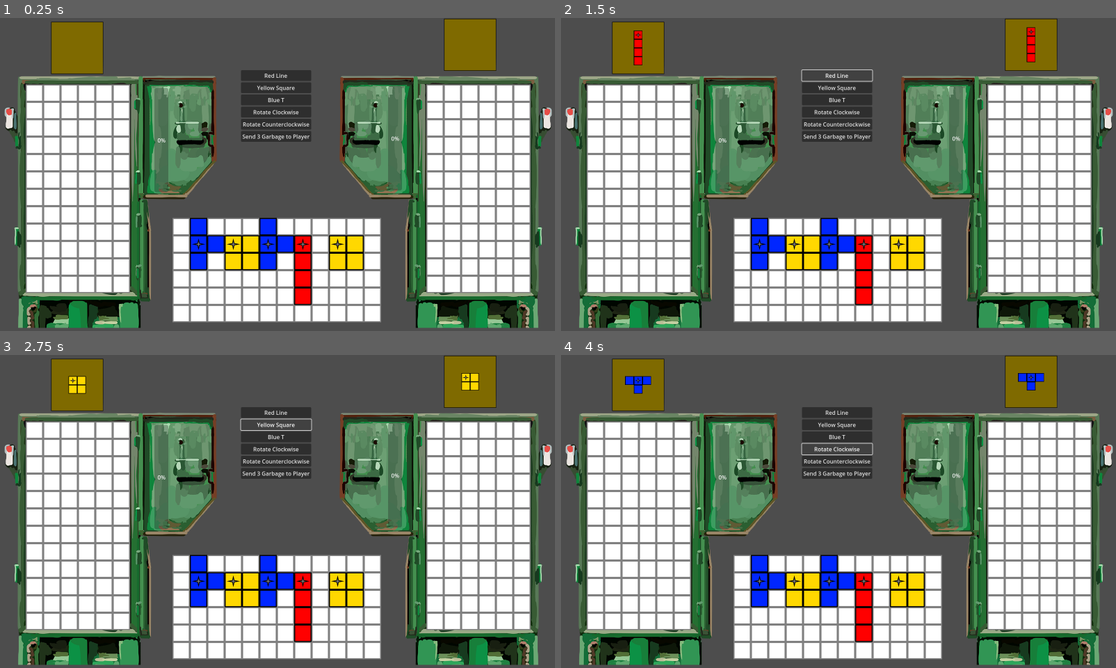
Above: before the commit, frames 1-4 (two rows, left to right).
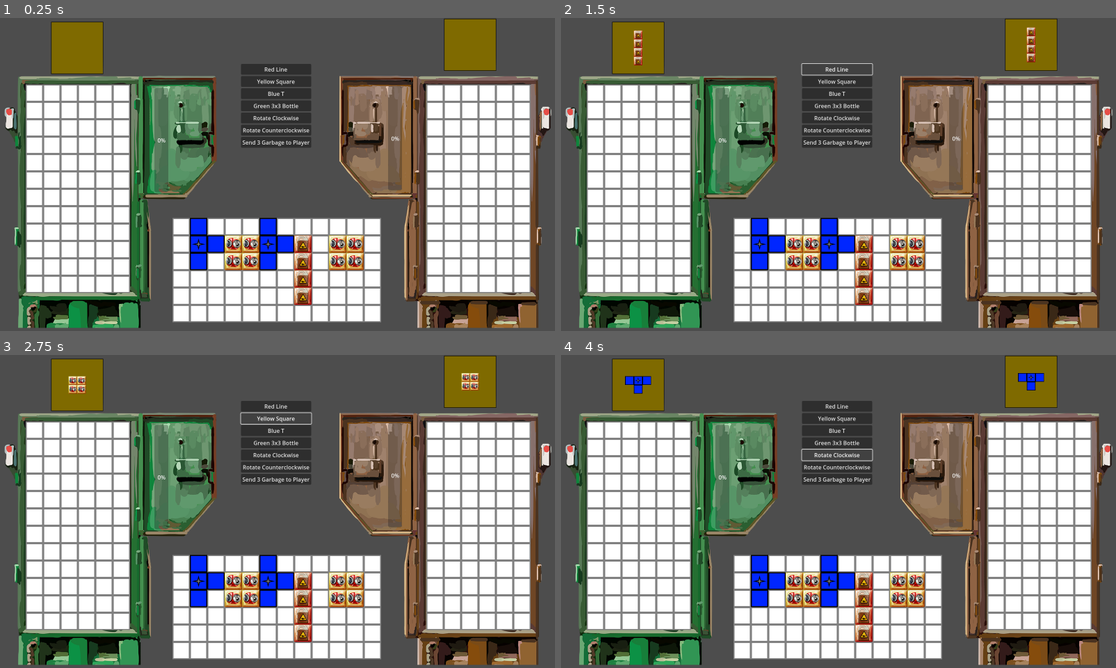
Above: after the commit, the same moments.

Repository: VincentBorchardt/Skremplets-Puzzle-Game-RPJ-2025
Game: Godot game, scene res://scenes/play_scene_test.tscn
Two runs of this game, one before a commit and one after it. Both use one fixed random seed, a clock stepped at 60 frames per second and the inputs below. The project has no main scene, so this scene is started directly.
Inputs (mouse positions are in pixels of both pictures, inside the frame that each line leads up to):
- Up to frame 1 (0.25 s): no input
- Up to frame 2 (1.5 s): click (838, 105) at 0.5 s, where only the run after the commit has a clickable "Green 3x3 Bottle"; click "Red Line" at 1.25 s
- Up to frame 3 (2.75 s): click "Yellow Square" at 2 s
- Up to frame 4 (4 s): click "Blue T" at 2.75 s; click "Rotate Clockwise" at 3.5 s

The runs differ from the first frame. In frame 1, 13% of the frame differs, in the area x 40-100%, y 14-100%; in frame 2, 14%; in frame 3, 14%, in the area x 12-100%, y 5-100%; in frame 4, 13%.

Commit message:
Updated assets, fixed(?) powerup bug?
Lots of new assets from Edwin, including three final block types, a player two grid, and powerup meters (though the latter aren't implemented quite yet). I also appear to have fixed the powerup bug with a guard on double-adding pieces, but no guarantee it's gone.

Diff:
--- /dev/null
+++ b/resources/pieces/green_three_three_bottle.tres
@@ -0,0 +1,15 @@
+[gd_resource type="Resource" script_class="Piece" load_steps=3 format=3 uid="uid://dqc8jtf7hxkfs"]
+
+[ext_resource type="Texture2D" uid="uid://xqifjg5e0iqi" path="res://assets/pieces/final_pieces/green_three_three_bottle.png" id="1_6rj5t"]
+[ext_resource type="Script" uid="uid://6oywq2cixv6v" path="res://scripts/piece.gd" id="2_s4wqi"]
+
+[resource]
+script = ExtResource("2_s4wqi")
+owner = 0
+root_point_location = Vector2i(0, 0)
+secondary_points = Array[Vector2i]([Vector2i(0, -1), Vector2i(-1, 0), Vector2i(0, 0), Vector2i(1, 0), Vector2i(-1, 1), Vector2i(0, 1), Vector2i(1, 1)])
+image = ExtResource("1_6rj5t")
+type = 3
+translation = Vector2(0, 0)
+rotation = 0.0
+metadata/_custom_type_script = "uid://6oywq2cixv6v"
--- a/resources/pieces/red_four_line.tres
+++ b/resources/pieces/red_four_line.tres
@@ -1,7 +1,7 @@
 [gd_resource type="Resource" script_class="Piece" load_steps=3 format=3 uid="uid://sul45feloifc"]
 
 [ext_resource type="Script" uid="uid://6oywq2cixv6v" path="res://scripts/piece.gd" id="1_stb0y"]
-[ext_resource type="Texture2D" uid="uid://chm8yymjkht1q" path="res://assets/pieces/red_four_line.png" id="1_worr0"]
+[ext_resource type="Texture2D" uid="uid://c2yts4it2l6ii" path="res://assets/pieces/final_pieces/red_four_line.png" id="1_worr0"]
 
 [resource]
 script = ExtResource("1_stb0y")
--- a/resources/pieces/yellow_four_square.tres
+++ b/resources/pieces/yellow_four_square.tres
@@ -1,6 +1,6 @@
 [gd_resource type="Resource" script_class="Piece" load_steps=3 format=3 uid="uid://c6hl4hayblppu"]
 
-[ext_resource type="Texture2D" uid="uid://8lamhl6y5l5f" path="res://assets/pieces/yellow_four_square.png" id="1_1elxg"]
+[ext_resource type="Texture2D" uid="uid://b20lwr61efjhx" path="res://assets/pieces/final_pieces/yellow_small_square.png" id="1_1elxg"]
 [ext_resource type="Script" uid="uid://6oywq2cixv6v" path="res://scripts/piece.gd" id="1_wj8j1"]
 
 [resource]
--- a/scenes/piece_box.tscn
+++ b/scenes/piece_box.tscn
@@ -24,6 +24,10 @@
 layout_mode = 2
 text = "Blue T"
 
+[node name="GreenBottleButton" type="Button" parent="."]
+layout_mode = 2
+text = "Green 3x3 Bottle"
+
 [node name="RotateCWButton" type="Button" parent="."]
 layout_mode = 2
 text = "Rotate Clockwise"
@@ -40,6 +44,7 @@
 [connection signal="pressed" from="RedLineButton" to="." method="_on_red_line_button_pressed"]
 [connection signal="pressed" from="YellowSquareButton" to="." method="_on_yellow_square_button_pressed"]
 [connection signal="pressed" from="BlueTButton" to="." method="_on_blue_t_button_pressed"]
+[connection signal="pressed" from="GreenBottleButton" to="." method="_on_green_bottle_button_pressed"]
 [connection signal="pressed" from="RotateCWButton" to="." method="_on_rotate_cw_button_pressed"]
 [connection signal="pressed" from="RotateCCWButton" to="." method="_on_rotate_ccw_button_pressed"]
 [connection signal="pressed" from="PlacePlayerGarbage" to="." method="_on_place_player_garbage_pressed"]
--- a/scenes/player_2_grid.tscn
+++ b/scenes/player_2_grid.tscn
@@ -1,6 +1,6 @@
 [gd_scene load_steps=5 format=3 uid="uid://c2bsuixqkm7yo"]
 
-[ext_resource type="Texture2D" uid="uid://cfqduuyyl581o" path="res://assets/grid/temp_dumpster_background_3_mirrored.png" id="1_nuaq7"]
+[ext_resource type="Texture2D" uid="uid://cs6soxfyp2f73" path="res://assets/grid/temp_dumpster_right.png" id="1_nuaq7"]
 [ext_resource type="PackedScene" uid="uid://btqyofq3jfh3h" path="res://scenes/play_grid.tscn" id="2_u0dkv"]
 [ext_resource type="PackedScene" uid="uid://b1xn1nbqsoyaa" path="res://scenes/power_up_bar.tscn" id="3_kg485"]
 [ext_resource type="PackedScene" uid="uid://ctskks742behs" path="res://scenes/preview_box.tscn" id="4_14sy7"]
@@ -8,7 +8,7 @@
 [node name="Player2Grid" type="Node2D"]
 
 [node name="GridBackground" type="Sprite2D" parent="."]
-position = Vector2(0, 300)
+position = Vector2(60, 300)
 texture = ExtResource("1_nuaq7")
 
 [node name="PlayGrid" parent="." instance=ExtResource("2_u0dkv")]
--- a/scripts/grid.gd
+++ b/scripts/grid.gd
@@ -18,7 +18,7 @@
 
 #TODO This needs to be updated for the final project and not duplicated everywhere
 enum Player {PLAYER_1, PLAYER_2, UNOWNED}
-enum Type {RED, BLUE, YELLOW, GARBAGE, POWERUP, WILD, NONE}
+enum Type {RED, BLUE, YELLOW, GREEN, GARBAGE, POWERUP, WILD, NONE}
 
 func _ready() -> void:
 	spaces_list = $Spaces.get_children()
--- a/scripts/grid_space.gd
+++ b/scripts/grid_space.gd
@@ -39,7 +39,7 @@
 	var piece_points = new_piece.secondary_points
 	for point in piece_points:
 		if location == point:
-			print("covering " + str(location))
+			#print("covering " + str(location))
 			is_covered = true
 
 func remove_pieces(piece_array):
@@ -55,7 +55,7 @@
 		var piece_points = piece.secondary_points
 		for point in piece_points:
 			if location == point:
-				print("uncovering " + str(location))
+				#print("uncovering " + str(location))
 				is_covered = false
 
 #TODO Inventory is still a global, not sure if that's the right design atm
--- a/scripts/piece.gd
+++ b/scripts/piece.gd
@@ -14,7 +14,7 @@
 enum Player {PLAYER_1, PLAYER_2, UNOWNED}
 # TODO Consider making the value of each "Type" the string to preload its resource?
 # Definitely wait until things are more finalized (and only in one place)
-enum Type {RED, BLUE, YELLOW, GARBAGE, POWERUP, WILD, NONE}
+enum Type {RED, BLUE, YELLOW, GREEN, GARBAGE, POWERUP, WILD, NONE}
 
 func is_touching(piece2):
 	if self == piece2 or (self.type != piece2.type and piece2.type != Type.WILD):
--- a/scripts/piece_box_test.gd
+++ b/scripts/piece_box_test.gd
@@ -13,6 +13,9 @@
 func _on_blue_t_button_pressed() -> void:
 	Inventory.current_piece = preload("res://resources/pieces/blue_four_t.tres").duplicate()
 
+func _on_green_bottle_button_pressed() -> void:
+	Inventory.current_piece = preload("res://resources/pieces/green_three_three_bottle.tres").duplicate()
+
 func _on_rotate_cw_button_pressed() -> void:
 	Inventory.rotate_current_piece(TAU/4)
 
--- a/scripts/piece_list.gd
+++ b/scripts/piece_list.gd
@@ -6,7 +6,7 @@
 
 #TODO This needs to be updated for the final project and not duplicated everywhere
 enum Player {PLAYER_1, PLAYER_2, UNOWNED}
-enum Type {RED, BLUE, YELLOW, GARBAGE, POWERUP, WILD, NONE}
+enum Type {RED, BLUE, YELLOW, GREEN, GARBAGE, POWERUP, WILD, NONE}
 
 #static func piece_list_from_array(piece_array):
 	#var new_list = new()
@@ -15,7 +15,9 @@
 	#return new_list
 
 func add(piece, points):
-	list[piece] = points
+	print("adding " + str(piece) + " to piece_list")
+	if not list.has(piece):
+		list[piece] = points
 
 func remove_pieces(pieces_to_clear):
 	for piece in pieces_to_clear:
--- a/scripts/power_up_bar.gd
+++ b/scripts/power_up_bar.gd
@@ -21,6 +21,7 @@
 		add_to_bar(total_spaces)
 
 func add_to_bar(num_spaces):
+	print("adding " + str(num_spaces) + " to powerup bar")
 	if (max_value - value) >= num_spaces:
 		value = value + num_spaces
 		if value >= max_value:
Binary file added: assets/grid/meter_left.png
Not shown, added: assets/grid/meter_left.png.import
Binary file added: assets/grid/meter_right.png
Not shown, added: assets/grid/meter_right.png.import
Binary file added: assets/grid/temp_dumpster_right.png
Not shown, added: assets/grid/temp_dumpster_right.png.import
Binary file added: assets/pieces/base_blocks/block1_green.png
Not shown, added: assets/pieces/base_blocks/block1_green.png.import
Binary file added: assets/pieces/base_blocks/block4_red.png
Not shown, added: assets/pieces/base_blocks/block4_red.png.import
Binary file added: assets/pieces/base_blocks/block5_yellow.png
Not shown, added: assets/pieces/base_blocks/block5_yellow.png.import
(and 8 more such lines)
